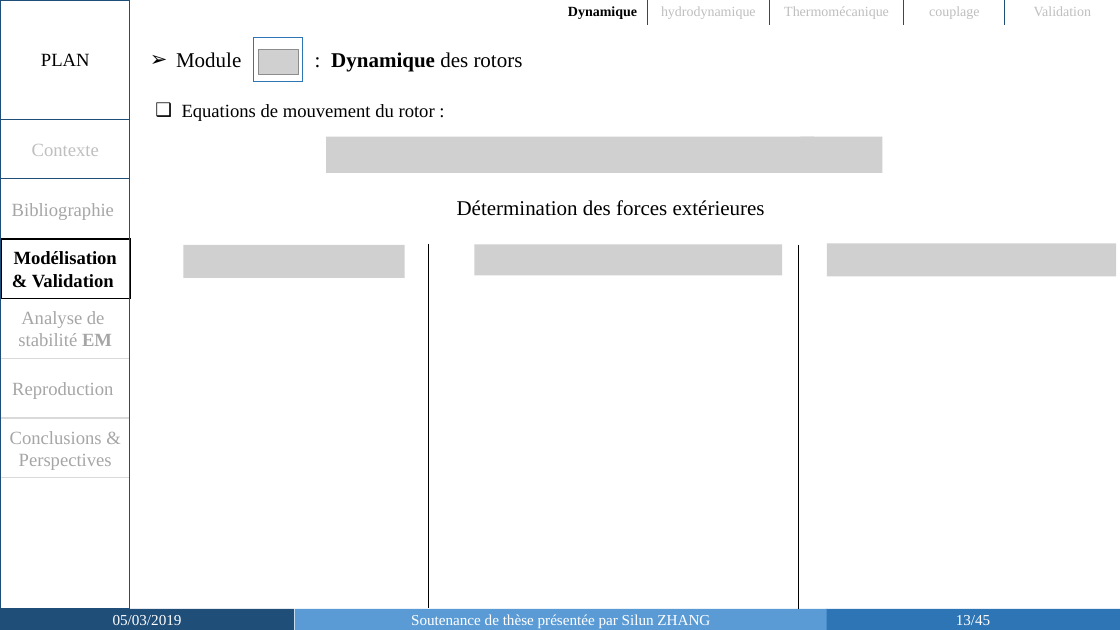
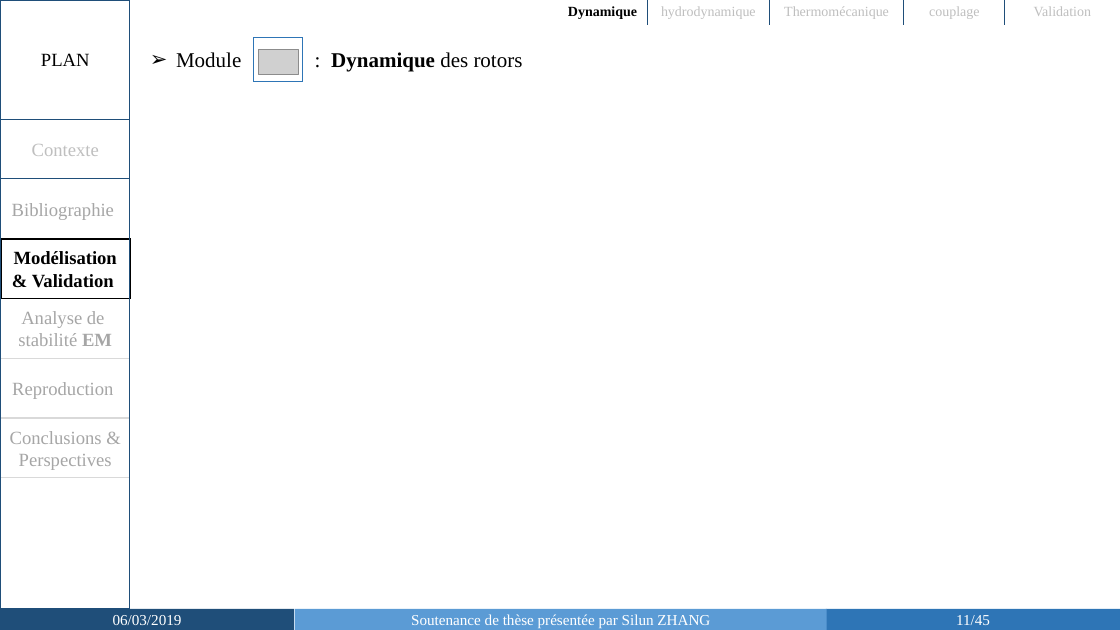
Before and after one commit to SilunZ/SoutenanceThese, a slide deck: slide 11 of Soutenance_Silun ZHANG-slides.pptx (slide 13 before the commit). Drawn at 1120x630 pixels with LibreOffice and Linux fonts; fonts in the diff are those of the drawing; grey boxes stand for pictures. Boxes give left, top, right and bottom in pixels: in the first picture for what was removed or moved away, otherwise in the second. Text is boxed around its words. In the diff, an @@ line names an element or a change of style, - is before the commit and + after.

```diff
--- a/Soutenance_Silun ZHANG-slides.pptx
+++ b/Soutenance_Silun ZHANG-slides.pptx
@@ text removed at [182,104,435,121] @@
-❑ Equations de mouvement du rotor :
@@ picture removed at [326,137,814,173] @@
@@ picture removed at [801,137,883,173] @@
@@ text removed at [457,200,765,216] @@
-Détermination des forces extérieures
@@ picture removed at [183,245,405,277] @@
@@ line removed from (429, 245) to (429, 608) @@
@@ picture removed at [475,245,782,276] @@
@@ line removed from (799, 245) to (799, 609) @@
@@ picture removed at [827,244,1117,276] @@
@@ text in rectangle at [113,615,182,625]: text changed @@
-05/03/2019
+06/03/2019
@@ page number at [956,615,990,625]: text changed @@
-13/45
+11/45
```
Also in this commit, not shown: 24 other slides changed, 6 slides added.
